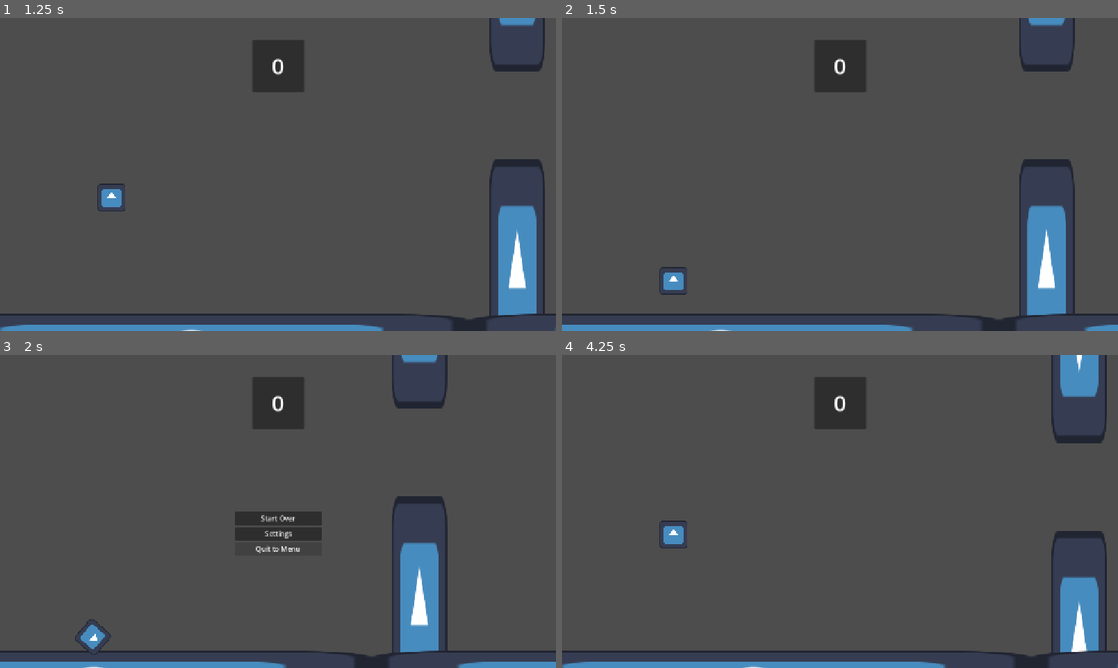
Above: before the commit, frames 1-4 (two rows, left to right).
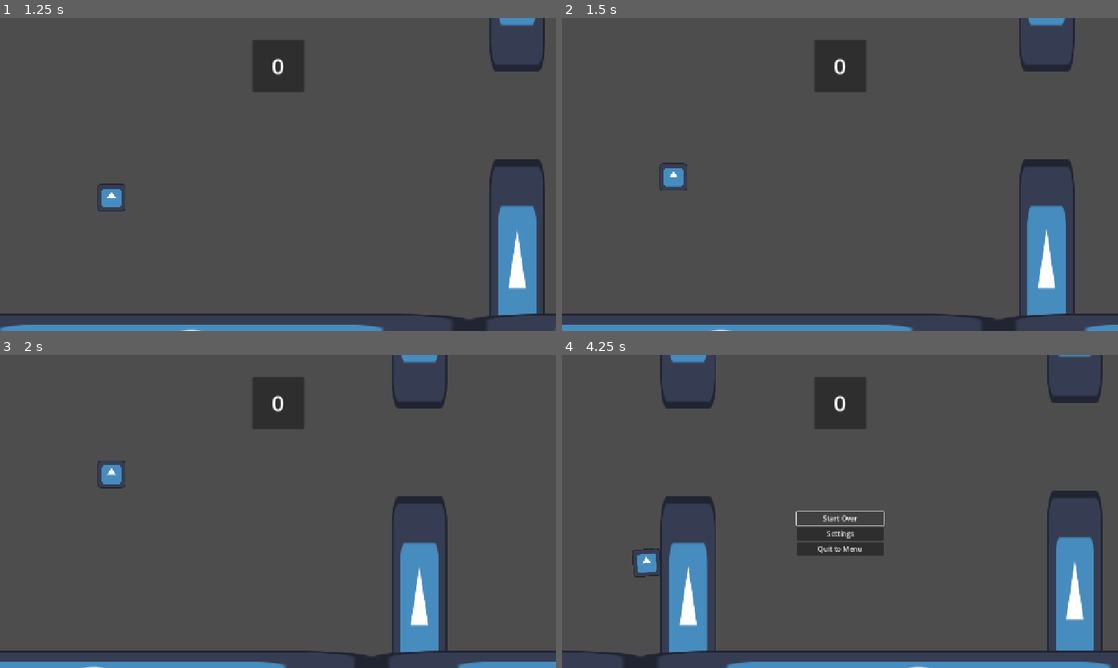
Above: after the commit, the same moments.

Repository: PerroBetto/FlappyLearn-Flappy-bird-clone-to-learn-GODOT-
Game: Godot game, scene res://Scenes/menu.tscn
Two runs of this game, one before a commit and one after it. Both use one fixed random seed, a clock stepped at 60 frames per second and the inputs below. The engine's default icon, where the game draws it, is replaced by a stand-in: a white triangle on a blue panel in a dark square.
Inputs (mouse positions are in pixels of both pictures, inside the frame that each line leads up to):
- Up to frame 1 (1.25 s): click "Play" at 0.5 s
- Up to frame 2 (1.5 s): tap Enter (ui_accept) at 1.25, 1.35 s
- Up to frame 3 (2 s): tap Enter (ui_accept) at 1.52, 1.82 s
- Up to frame 4 (4.25 s): click (840, 517) at 2 s, where only the run before the commit has a clickable "Start Over"; tap Enter (ui_accept) at 2.85, 3.02, 3.32 s; click (840, 517) at 3.5 s, where only the run before the commit has a clickable "Start Over"

Frame 1 is identical in both runs. In frame 2, 0.5% of the frame differs, in the area x 17-23%, y 46-89%; in frame 3, 1.9%; in frame 4, 11%, in the area x 0-100%, y 0-100%.

Commit message:
Revert "work done to save file, attempting to implement the keybind"
This reverts commit a744b5a0c43c8970cef4c6e8dab4700762d401e3.

Diff:
--- a/Scripts/UI/settings.gd
+++ b/Scripts/UI/settings.gd
@@ -4,14 +4,12 @@
 @onready var _win_mode : OptionButton = $VBoxContainer/PanelContainer/MarginContainer/VBoxContainer/WinMode/OptionButton
 @onready var _resolution : OptionButton = $VBoxContainer/PanelContainer/MarginContainer/VBoxContainer/WinResolution/resolutionButton
 @onready var _volume : HSlider = $VBoxContainer/PanelContainer/MarginContainer/VBoxContainer/Volume/HSlider
-@onready var _jump : Button = $VBoxContainer/PanelContainer/MarginContainer/VBoxContainer/Jump/Button
 
 var PATH : String = "user://flappy.settings"
 
 var WinMode : Window.Mode;
 var Resolution : Vector2i;
 var Volume : float;
-var Jump;
 
 var resolutions_values = {
 	"2560x1440" : Vector2i(2560, 1440),
@@ -29,7 +27,6 @@
 
 func _ready():
 	set_settings(Globals.get_settings())
-	print(Jump)
 
 func set_settings(values : Dictionary):
 	WinMode = values["Window_Mode"]
@@ -49,7 +46,6 @@
 	Volume = values["Volume"]
 	_volume.value = Volume
 
-	Jump = values["Jump"]
 
 
 func _on_back_pressed():
@@ -61,8 +57,7 @@
 	"Window_Mode" : WinMode,
 	"Resolution_x" : Resolution.x,
 	"Resolution_y" : Resolution.y,
-	"Volume" : Volume,
-	"Jump" : Jump
+	"Volume" : Volume
 	}
 	Globals.save_settings(new_settings)
 	Globals.load_settings()
--- a/Scripts/bird/bird.gd
+++ b/Scripts/bird/bird.gd
@@ -30,7 +30,7 @@
 	if(state == STATE.ALIVE):
 		if(!is_on_floor()):
 			velocity.y += get_gravity().y * delta
-		if(Input.is_action_just_pressed("Jump") && state == STATE.ALIVE):
+		if(Input.is_action_just_pressed("ui_accept") && state == STATE.ALIVE):
 			_on_jump()
 	elif(state == STATE.TITLE):
 		if(!is_on_floor()):
--- a/Scripts/globals.gd
+++ b/Scripts/globals.gd
@@ -15,8 +15,7 @@
 	"Window_Mode" : Window.Mode.MODE_WINDOWED,
 	"Resolution_x" : 1280,
 	"Resolution_y" : 720,
-	"Volume" : 100.0,
-	"Jump" : InputMap.action_get_events("Jump").get(0) #jump
+	"Volume" : 100.0
 
 }
 
@@ -98,18 +97,10 @@
 	#Window_Mode: Window.mode
 	#Resolution: screen resolution
 	#Volume: float
-	#Jump: InputEvent
 
 	get_tree().get_root().get_window().mode = file_data["Window_Mode"]
 	DisplayServer.window_set_size(Vector2i(file_data["Resolution_x"], file_data["Resolution_y"]))
 
 	var new_volume = 20 * (log(file_data["Volume"])/log(10)) -  40
 	AudioServer.set_bus_volume_db(0, new_volume)
-
-	var jump_data = file_data["Jump"]
-	var new_jump : InputEvent = InputEventKey.new()
-
-
-	print(jump_data)
-	InputMap.action_erase_events("Jump")
-	# InputMap.action_add_event("Jump", new_jump)
+	print(new_volume)
--- a/project.godot
+++ b/project.godot
@@ -33,11 +33,3 @@
 [global_group]
 
 Collidables="Entities the BIRD can collide with"
-
-[input]
-
-Jump={
-"deadzone": 0.2,
-"events": [Object(InputEventKey,"resource_local_to_scene":false,"resource_name":"","device":0,"window_id":0,"alt_pressed":false,"shift_pressed":false,"ctrl_pressed":false,"meta_pressed":false,"pressed":false,"keycode":0,"physical_keycode":32,"key_label":0,"unicode":0,"location":0,"echo":false,"script":null)
-]
-}
